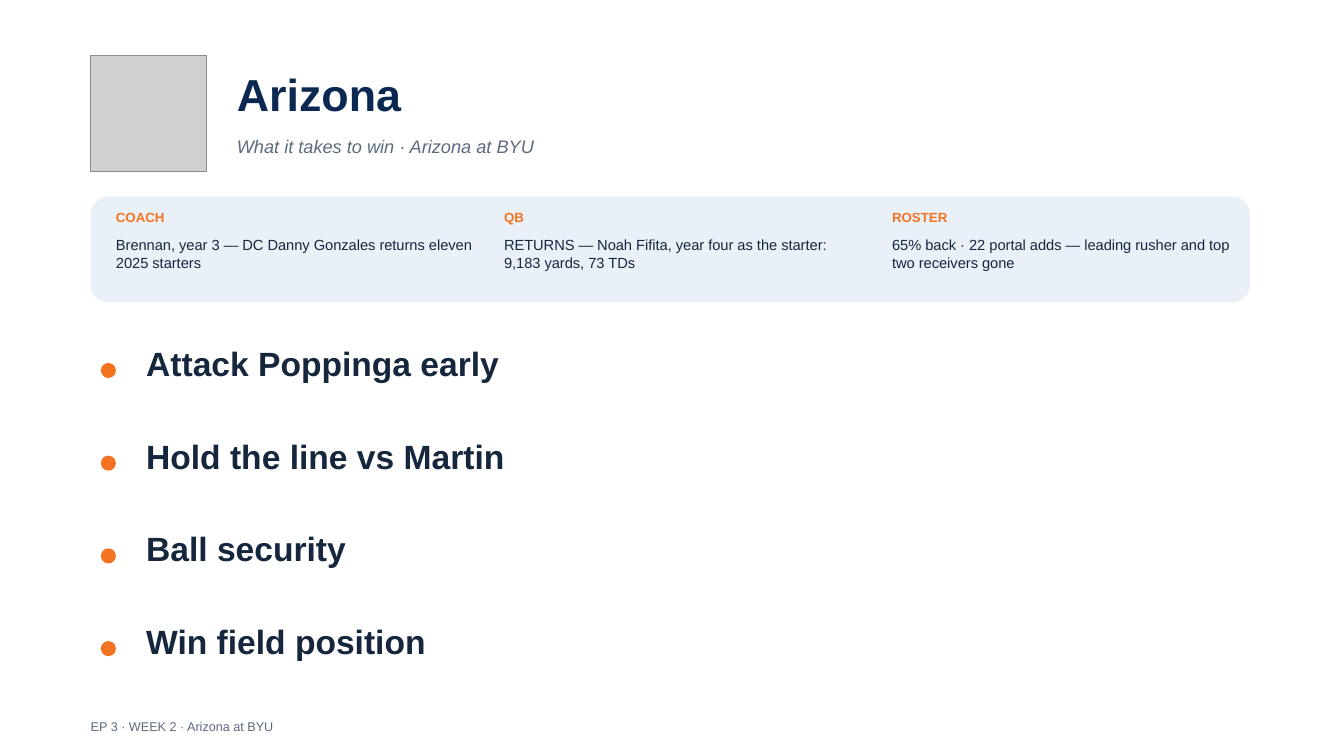
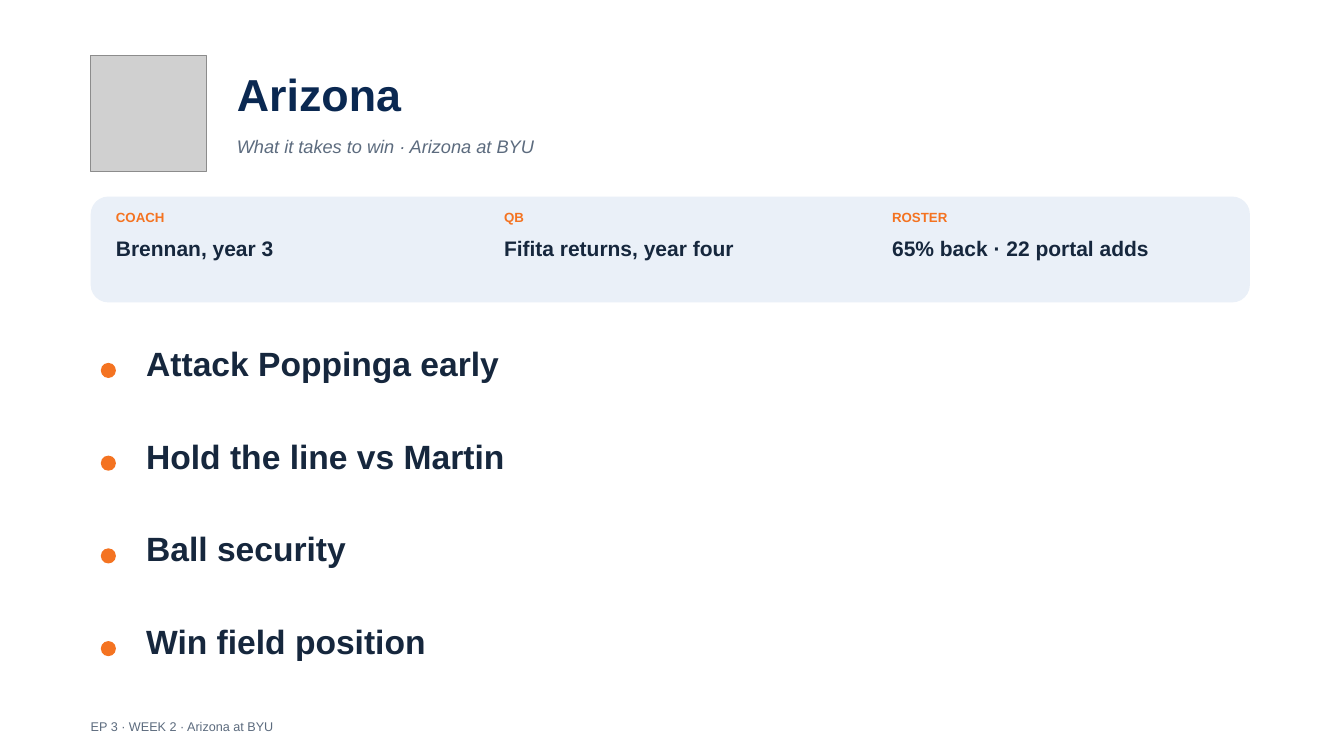
Before and after one commit to lucasalvarezflorida-lab/ncaa-fbs-analytics, a slide deck: slide 13 of decks/2026_Week2_Episode3.pptx. Drawn at 1344x756 pixels with LibreOffice and Linux fonts; fonts in the diff are those of the drawing; grey boxes stand for pictures. Boxes give left, top, right and bottom in pixels: in the first picture for what was removed or moved away, otherwise in the second. Text is boxed around its words. In the diff, an @@ line names an element or a change of style, - is before the commit and + after.

```diff
--- a/decks/2026_Week2_Episode3.pptx
+++ b/decks/2026_Week2_Episode3.pptx
@@ text at (x1=116, y1=241, x2=274, y2=261): text changed; size 10.5 to 15 pt; bold on @@
-Brennan, year 3 — DC Danny Gonzales returns eleven 2025 starters
+Brennan, year 3
@@ text at (x1=504, y1=240, x2=734, y2=261): text changed; size 10.5 to 15 pt; bold on @@
-RETURNS — Noah Fifita, year four as the starter: 9,183 yards, 73 TDs
+Fifita returns, year four
@@ text at (x1=892, y1=240, x2=1149, y2=261): text changed; size 10.5 to 15 pt; bold on @@
-65% back · 22 portal adds — leading rusher and top two receivers gone
+65% back · 22 portal adds
```
Also in this commit, not shown: 9 other slides changed, 1 other file.
